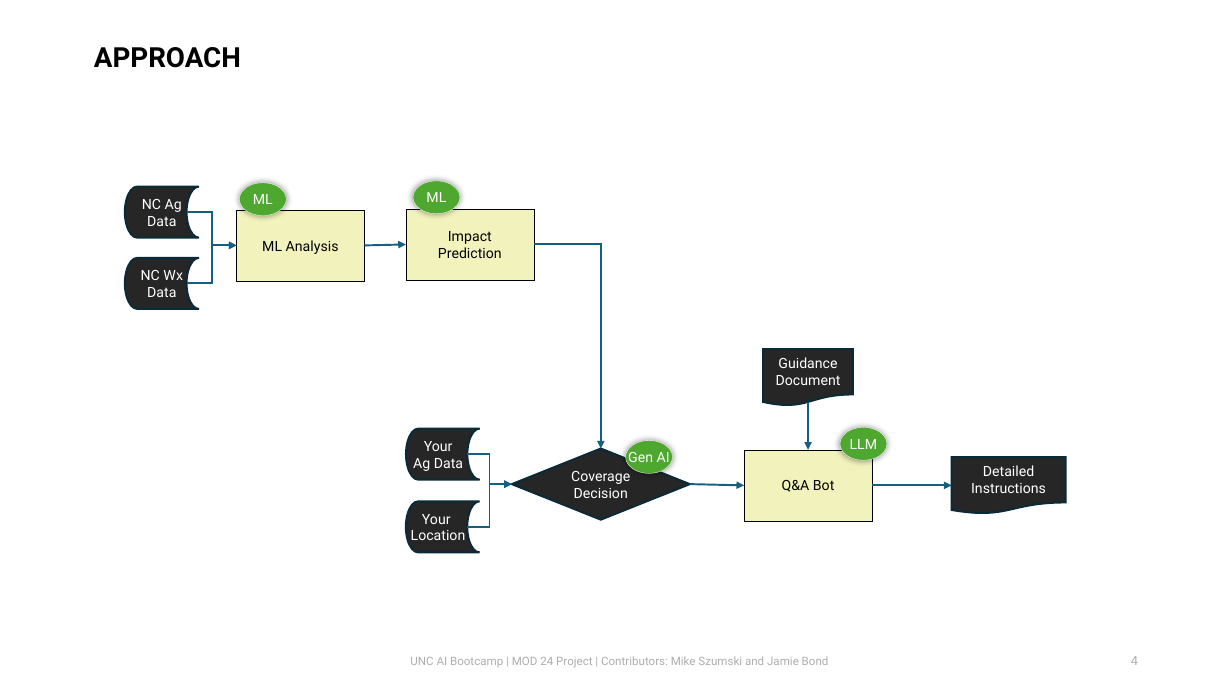
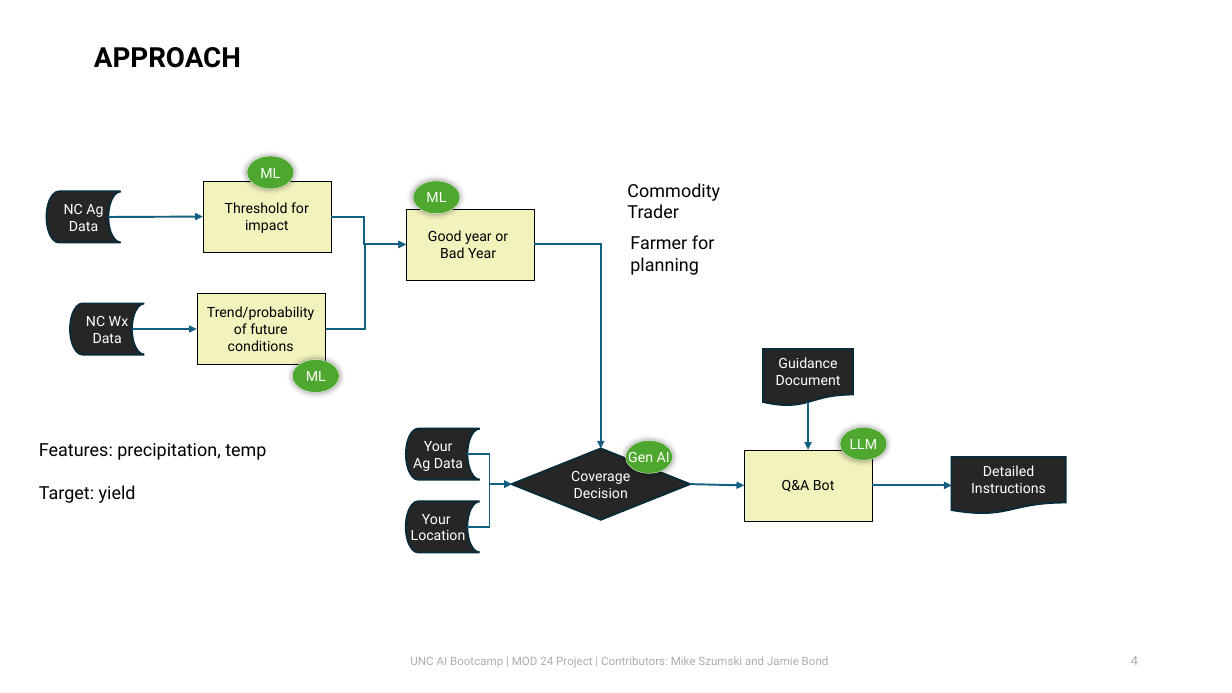
Before and after one commit to mikeszumski/AgProject3, a slide deck: slide 4 of UNC_AI_Bootcamp_Project_3.pptx. Drawn at 1232x693 pixels with LibreOffice and Linux fonts; fonts in the diff are those of the drawing; background and template pictures are left out. Boxes give left, top, right and bottom in pixels: in the first picture for what was removed or moved away, otherwise in the second. Text is boxed around its words. In the diff, an @@ line names an element or a change of style, - is before the commit and + after.

```diff
--- a/UNC_AI_Bootcamp_Project_3.pptx
+++ b/UNC_AI_Bootcamp_Project_3.pptx
@@ ellipse "ML": place and size @@
-ellipse "ML" at (239, 183, 287, 216)
+ellipse "ML" at (247, 156, 294, 189)
@@ flow chart online storage "NC Ag Data": place and size @@
-flow chart online storage "NC Ag Data" at (125, 187, 199, 238)
+flow chart online storage "NC Ag Data" at (46, 191, 120, 242)
@@ rectangle "Threshold for impact": place and size @@
-rectangle "Threshold for impact" at (237, 210, 365, 281)
+rectangle "Threshold for impact" at (203, 181, 332, 252)
@@ text in rectangle at (225, 202, 309, 233): text changed @@
-ML Analysis
+Threshold for impact
@@ text added at (627, 183, 720, 218), 14 pt, text #000000 @@
+Commodity Trader
@@ arrow added from (108, 217) to (203, 216), #156082 1.5 pt @@
@@ elbow arrow moved from (187, 213) - (237, 246) to (331, 216) - (406, 245) @@
@@ text in rectangle at (428, 230, 508, 258): text changed @@
-Impact Prediction
+Good year or
+Bad Year
@@ text added at (630, 235, 715, 275), 14 pt, text #000000 @@
+Farmer for planning
@@ arrow moved from (364, 246) - (406, 245) to (324, 329) - (406, 245) @@
@@ arrow (324, 329) - (406, 245): arrow to elbow arrow @@
@@ rectangle added at (197, 294, 325, 365), fill #F2F2BD, outline #000000 0.25 pt, 11 pt, text #000000 @@
+Trend/probability of future conditions
@@ flow chart online storage "NC Wx Data": place and size @@
-flow chart online storage "NC Wx Data" at (125, 258, 199, 309)
+flow chart online storage "NC Wx Data" at (70, 303, 144, 354)
@@ elbow arrow moved from (187, 284) - (237, 246) to (132, 329) - (197, 329) @@
@@ elbow arrow (132, 329) - (197, 329): elbow arrow to arrow @@
@@ ellipse added at (292, 360, 339, 393), fill #4EA72E, outline #FFFFFF 0.25 pt, 11 pt, text #FFFFFF @@
+ML
@@ text added at (39, 443, 266, 503), 14 pt, text #000000 @@
+Features: precipitation, temp
+Target: yield
```
Also in this commit, not shown: 1 other slide changed, 1 slide added, 11 other files.
